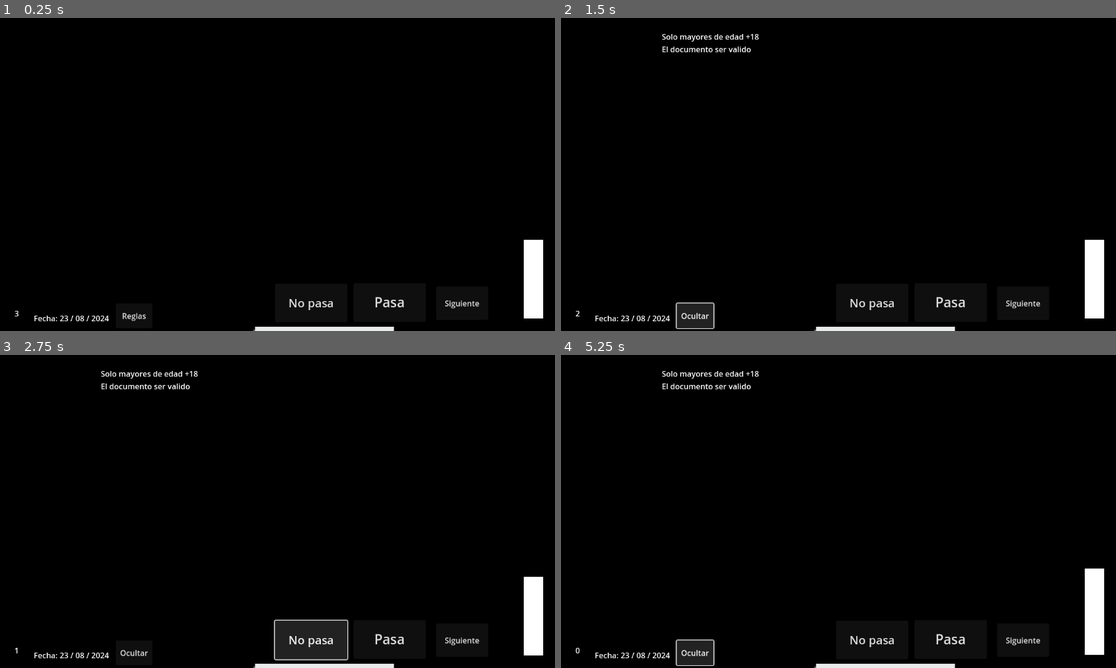
Above: before the commit, frames 1-4 (two rows, left to right).
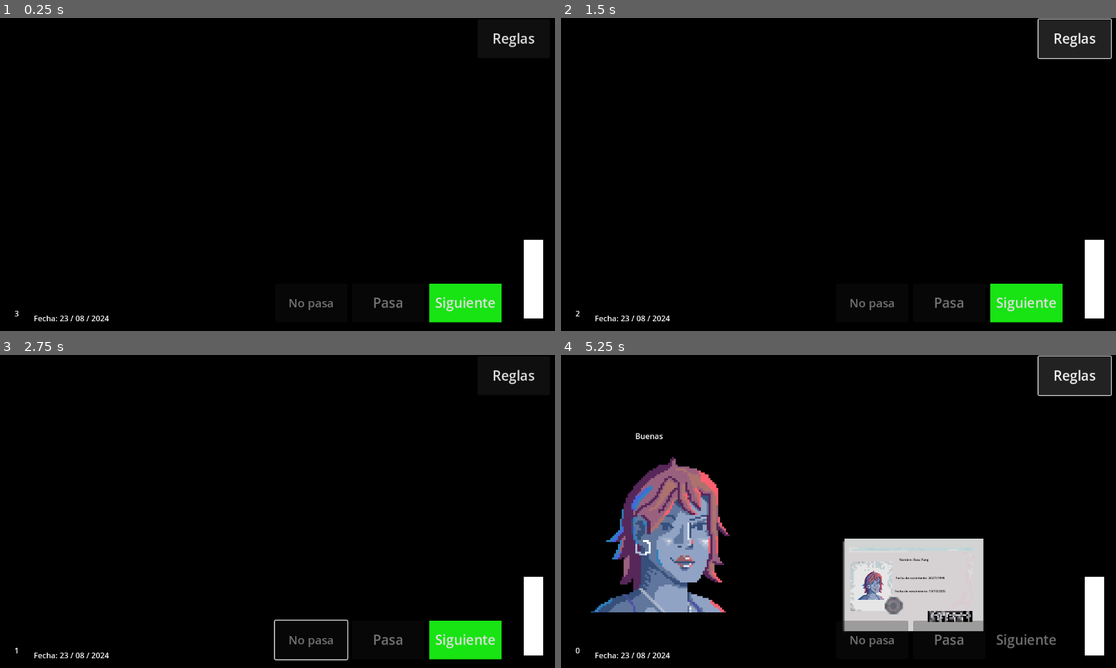
Above: after the commit, the same moments.

Repository: joacoague15/dni-en-mano
Game: Godot game, scene res://main_scene.tscn
Same seed, same stepped clock (60 frames per second), same inputs: the game is played once before the commit and once after it.
Inputs (mouse positions are in pixels of both pictures, inside the frame that each line leads up to):
- Up to frame 1 (0.25 s): no input
- Up to frame 2 (1.5 s): click (949, 302) at 0.5 s, where only the run before the commit has a clickable "Pasa"; click "Reglas" at 1.25 s
- Up to frame 3 (2.75 s): click (310, 639) at 2 s, where only the run before the commit has a clickable "No pasa"
- Up to frame 4 (5.25 s): click "Siguiente" at 2.75 s; click "Ocultar" (after the commit: "Reglas") at 3.5 s; click (949, 639) at 4.25 s, where only the run before the commit has a clickable "Pasa"; click "Reglas" (after the commit: "Ocultar") at 5 s

The runs differ from the first frame. In frame 1, 2.4% of the frame differs, in the area x 22-97%, y 4-100%; in frame 2, 4.9%; in frame 3, 4.3%; in frame 4, 19%, in the area x 5-100%, y 0-100%.
Error before the commit: Invalid access to property or key 'problem' on a base object of type 'Nil'. (res://character_random_selector.gd:55)

Commit message:
Completed new animation behavior

Diff:
--- a/character_random_selector.gd
+++ b/character_random_selector.gd
@@ -1,15 +1,17 @@
 extends Node2D
 
 @onready var dni_information = $DNIInformation
-@onready var correct_label = $CorrectCharacterLabel
-@onready var incorrect_label = $IncorrectCharacterLabel
 @onready var result_label = $ResultLabel
 @onready var rules_label = $RulesLabel
+@onready var rules_label_animation_player = $RulesLabel/RulesAnimationPlayer
 @onready var show_rules_button = $ShowRulesButton
 @onready var vertical_bar = $VerticalBar
 @onready var character_sprite = $CharacterSprite
 @onready var character_animation_player = $CharacterSprite/AnimationPlayer
 @onready var dni_animation_player = $DNIInformation/DNIAnimationPlayer
+@onready var next_button = $NextButton
+@onready var accept_button = $AcceptButton
+@onready var reject_button = $RejectButton
 
 var persons = [
 	{"name": "Camila", "image": preload("res://characterImages/character1.png"), "problem": "due_date", "dni": {"name": "Camila Gutierrez", "born_date": "15/01/1990", "due_date": "10/05/2024", "document_photo": preload("res://characterImages/character1.png")}},
@@ -37,6 +39,8 @@
 func _ready():
 	vertical_bar.value = 0
 	apply_rules()
+	accept_button.disabled = true
+	reject_button.disabled = true
 
 func new_selected_person():
 	while selected_index == previous_index:
@@ -46,6 +50,7 @@
 	return persons[selected_index]
 
 func _on_next_button_pressed():
+	next_button.disabled = true
 	selected_person = new_selected_person()
 	character_sprite.texture = selected_person["image"]
 	character_animation_player.play("character_appear")
@@ -53,15 +58,16 @@
 func _on_accept_button_pressed():
 	$DialogueControl.hide_dialogue()
 	handle_accept_reject(selected_person["problem"], true)
-	# dni_information.display_person_dni(selected_person["dni"])
 
 func _on_reject_button_pressed():
 	$DialogueControl.hide_dialogue()
 	handle_accept_reject(selected_person["problem"], false)
-	# dni_information.display_person_dni(selected_person["dni"])
 
 func handle_accept_reject(problem, wasAccepted):
 	var correct_choice = false
+	accept_button.disabled = true
+	reject_button.disabled = true
+	dni_animation_player.play("dni_disappear")
 	if problem in ["due_date", "born_date"]:
 		if wasAccepted:
 			incorrect_characters += 1
@@ -92,9 +98,11 @@
 func _on_show_rules_button_pressed():
 	rules_label.visible = not rules_label.visible
 	if rules_label.visible:
+		rules_label_animation_player.play("rules_appear")
 		show_rules_button.text = "Ocultar"
 	else:
 		show_rules_button.text = "Reglas"
+		rules_label_animation_player.play("rules_disappear")
 
 func handle_vertical_bar_change(correct_choice):
 	if correct_choice:
@@ -105,13 +113,25 @@
 func _on_animation_player_animation_finished(animation_name):
 	if animation_name == "character_appear":
 		character_animation_player.play("character_idle")
+	if animation_name == "character_enter" or animation_name == "character_no_enter":
+		next_button.disabled = false
+		accept_button.disabled = true
+		reject_button.disabled = true
 
 func _on_animation_player_animation_started(animation_name):
 	if animation_name == "character_idle":
 		$DialogueControl.show_dialogue()
+		dni_information.display_person_dni(selected_person["dni"])
+		dni_animation_player.play("dni_appear")
 
 func handle_character_enter_or_not_anim(wasAccepted):
 	if wasAccepted:
 		character_animation_player.play("character_enter")
 	else:
 		character_animation_player.play("character_no_enter")
+
+
+func _on_dni_animation_player_animation_finished(animation_name):
+	if animation_name == "dni_appear":
+		accept_button.disabled = false
+		reject_button.disabled = false
--- a/dialogueControl.gd
+++ b/dialogueControl.gd
@@ -1,7 +1,6 @@
 extends Node
 
 @onready var player_dialogue_label = $CharacterDialogueLabel
-@onready var dialogue_animation_player = $DialogueAnimationPlayer
 
 var dialogues = [
 	"Buenas"
--- a/main_scene.tscn
+++ b/main_scene.tscn
@@ -6,6 +6,95 @@
 [ext_resource type="Script" path="res://dialogueControl.gd" id="3_sps78"]
 [ext_resource type="Script" path="res://CountdownNode.gd" id="4_08bw2"]
 [ext_resource type="Texture2D" uid="uid://cg36bkxe7pvht" path="res://characterImages/character1.png" id="4_j40fr"]
+
+[sub_resource type="Animation" id="Animation_uj37j"]
+length = 0.001
+tracks/0/type = "value"
+tracks/0/imported = false
+tracks/0/enabled = true
+tracks/0/path = NodePath(".:position")
+tracks/0/interp = 1
+tracks/0/loop_wrap = true
+tracks/0/keys = {
+"times": PackedFloat32Array(0),
+"transitions": PackedFloat32Array(1),
+"update": 0,
+"values": [Vector2(-19, 400)]
+}
+tracks/1/type = "value"
+tracks/1/imported = false
+tracks/1/enabled = true
+tracks/1/path = NodePath(".:self_modulate")
+tracks/1/interp = 1
+tracks/1/loop_wrap = true
+tracks/1/keys = {
+"times": PackedFloat32Array(0),
+"transitions": PackedFloat32Array(1),
+"update": 0,
+"values": [Color(1, 1, 1, 0)]
+}
+
+[sub_resource type="Animation" id="Animation_g1ki7"]
+resource_name = "dni_appear"
+tracks/0/type = "value"
+tracks/0/imported = false
+tracks/0/enabled = true
+tracks/0/path = NodePath(".:position")
+tracks/0/interp = 1
+tracks/0/loop_wrap = true
+tracks/0/keys = {
+"times": PackedFloat32Array(0, 1),
+"transitions": PackedFloat32Array(1, 1),
+"update": 0,
+"values": [Vector2(40, 600), Vector2(40, 90)]
+}
+tracks/1/type = "value"
+tracks/1/imported = false
+tracks/1/enabled = true
+tracks/1/path = NodePath(".:self_modulate")
+tracks/1/interp = 1
+tracks/1/loop_wrap = true
+tracks/1/keys = {
+"times": PackedFloat32Array(0, 1),
+"transitions": PackedFloat32Array(1, 1),
+"update": 0,
+"values": [Color(1, 1, 1, 0), Color(1, 1, 1, 1)]
+}
+
+[sub_resource type="Animation" id="Animation_gt23q"]
+resource_name = "dni_disappear"
+length = 0.4
+tracks/0/type = "value"
+tracks/0/imported = false
+tracks/0/enabled = true
+tracks/0/path = NodePath(".:position")
+tracks/0/interp = 1
+tracks/0/loop_wrap = true
+tracks/0/keys = {
+"times": PackedFloat32Array(0, 0.4),
+"transitions": PackedFloat32Array(1, 1),
+"update": 0,
+"values": [Vector2(40, 90), Vector2(40, 400)]
+}
+tracks/1/type = "value"
+tracks/1/imported = false
+tracks/1/enabled = true
+tracks/1/path = NodePath(".:self_modulate")
+tracks/1/interp = 1
+tracks/1/loop_wrap = true
+tracks/1/keys = {
+"times": PackedFloat32Array(0, 0.4),
+"transitions": PackedFloat32Array(1, 1),
+"update": 0,
+"values": [Color(1, 1, 1, 1), Color(1, 1, 1, 0)]
+}
+
+[sub_resource type="AnimationLibrary" id="AnimationLibrary_mjyla"]
+_data = {
+"RESET": SubResource("Animation_uj37j"),
+"dni_appear": SubResource("Animation_g1ki7"),
+"dni_disappear": SubResource("Animation_gt23q")
+}
 
 [sub_resource type="Animation" id="Animation_51mvr"]
 length = 0.001
@@ -143,7 +232,35 @@
 "character_no_enter": SubResource("Animation_fba82")
 }
 
-[sub_resource type="Animation" id="Animation_uj37j"]
+[sub_resource type="StyleBoxFlat" id="StyleBoxFlat_dg1wr"]
+bg_color = Color(0.0941176, 0.890196, 0.0745098, 1)
+
+[sub_resource type="StyleBoxFlat" id="StyleBoxFlat_4f0mv"]
+bg_color = Color(0.494118, 0.886275, 0.258824, 1)
+
+[sub_resource type="StyleBoxFlat" id="StyleBoxFlat_qrig6"]
+bg_color = Color(0.6, 0.6, 0.6, 0)
+
+[sub_resource type="StyleBoxFlat" id="StyleBoxFlat_nu1mr"]
+bg_color = Color(0, 0, 0, 1)
+
+[sub_resource type="Animation" id="Animation_j1gxf"]
+resource_name = "rules_appear"
+length = 0.5
+tracks/0/type = "value"
+tracks/0/imported = false
+tracks/0/enabled = true
+tracks/0/path = NodePath(".:position")
+tracks/0/interp = 1
+tracks/0/loop_wrap = true
+tracks/0/keys = {
+"times": PackedFloat32Array(0, 0.5),
+"transitions": PackedFloat32Array(1, 1),
+"update": 0,
+"values": [Vector2(170, 450), Vector2(170, 0)]
+}
+
+[sub_resource type="Animation" id="Animation_7ou0i"]
 length = 0.001
 tracks/0/type = "value"
 tracks/0/imported = false
@@ -155,50 +272,31 @@
 "times": PackedFloat32Array(0),
 "transitions": PackedFloat32Array(1),
 "update": 0,
-"values": [Vector2(-19, 400)]
-}
-
-[sub_resource type="Animation" id="Animation_g1ki7"]
-resource_name = "dni_appear"
-length = 0.4
-tracks/0/type = "value"
-tracks/0/imported = false
-tracks/0/enabled = true
-tracks/0/path = NodePath(".:position")
-tracks/0/interp = 1
-tracks/0/loop_wrap = true
-tracks/0/keys = {
-"times": PackedFloat32Array(0, 0.4),
-"transitions": PackedFloat32Array(1, 1),
-"update": 0,
-"values": [Vector2(40, 400), Vector2(40, 90)]
-}
-
-[sub_resource type="Animation" id="Animation_gt23q"]
-resource_name = "dni_disappear"
-length = 0.4
-tracks/0/type = "value"
-tracks/0/imported = false
-tracks/0/enabled = true
-tracks/0/path = NodePath(".:position")
-tracks/0/interp = 1
-tracks/0/loop_wrap = true
-tracks/0/keys = {
-"times": PackedFloat32Array(0, 0.4),
-"transitions": PackedFloat32Array(1, 1),
-"update": 0,
-"values": [Vector2(-19, -39), Vector2(-19, 400)]
-}
-
-[sub_resource type="AnimationLibrary" id="AnimationLibrary_mjyla"]
+"values": [Vector2(170, 450)]
+}
+
+[sub_resource type="Animation" id="Animation_qfl5k"]
+resource_name = "rules_disappear"
+length = 0.5
+tracks/0/type = "value"
+tracks/0/imported = false
+tracks/0/enabled = true
+tracks/0/path = NodePath(".:position")
+tracks/0/interp = 1
+tracks/0/loop_wrap = true
+tracks/0/keys = {
+"times": PackedFloat32Array(0, 0.5),
+"transitions": PackedFloat32Array(1, 1),
+"update": 0,
+"values": [Vector2(170, 0), Vector2(170, 450)]
+}
+
+[sub_resource type="AnimationLibrary" id="AnimationLibrary_xam52"]
 _data = {
-"RESET": SubResource("Animation_uj37j"),
-"dni_appear": SubResource("Animation_g1ki7"),
-"dni_disappear": SubResource("Animation_gt23q")
-}
-
-[sub_resource type="StyleBoxFlat" id="StyleBoxFlat_f1eb6"]
-bg_color = Color(0, 0, 0, 1)
+"RESET": SubResource("Animation_7ou0i"),
+"rules_appear": SubResource("Animation_j1gxf"),
+"rules_disappear": SubResource("Animation_qfl5k")
+}
 
 [sub_resource type="StyleBoxFlat" id="StyleBoxFlat_0e6sb"]
 bg_color = Color(0, 0, 0, 1)
@@ -217,38 +315,8 @@
 offset_bottom = 427.0
 color = Color(0, 0, 0, 1)
 
-[node name="CharacterSprite" type="Sprite2D" parent="."]
-position = Vector2(-260, -50)
-scale = Vector2(0.5, 0.5)
-
-[node name="AnimationPlayer" type="AnimationPlayer" parent="CharacterSprite"]
-libraries = {
-"": SubResource("AnimationLibrary_3vq8n")
-}
-
-[node name="AcceptButton" type="Button" parent="."]
-offset_left = 163.0
-offset_top = 219.0
-offset_right = 313.0
-offset_bottom = 299.0
-theme_override_font_sizes/font_size = 28
-text = "Pasa"
-
-[node name="RejectButton" type="Button" parent="."]
-offset_top = 220.0
-offset_right = 150.0
-offset_bottom = 300.0
-theme_override_font_sizes/font_size = 24
-text = "No pasa"
-
-[node name="ShowRulesButton" type="Button" parent="."]
-offset_left = -330.0
-offset_top = 261.0
-offset_right = -254.0
-offset_bottom = 312.0
-text = "Reglas"
-
 [node name="DNIInformation" type="Sprite2D" parent="."]
+self_modulate = Color(1, 1, 1, 0)
 position = Vector2(-19, 400)
 scale = Vector2(0.4, 0.4)
 texture = ExtResource("3_51jtu")
@@ -288,24 +356,48 @@
 scale = Vector2(0.22, 0.22)
 texture = ExtResource("4_j40fr")
 
+[node name="CharacterSprite" type="Sprite2D" parent="."]
+position = Vector2(-260, -50)
+scale = Vector2(0.5, 0.5)
+
+[node name="AnimationPlayer" type="AnimationPlayer" parent="CharacterSprite"]
+libraries = {
+"": SubResource("AnimationLibrary_3vq8n")
+}
+
+[node name="AcceptButton" type="Button" parent="."]
+offset_left = 160.0
+offset_top = 220.0
+offset_right = 310.0
+offset_bottom = 300.0
+theme_override_font_sizes/font_size = 28
+text = "Pasa"
+
+[node name="RejectButton" type="Button" parent="."]
+offset_top = 220.0
+offset_right = 150.0
+offset_bottom = 300.0
+theme_override_font_sizes/font_size = 24
+text = "No pasa"
+
+[node name="ShowRulesButton" type="Button" parent="."]
+offset_left = 420.0
+offset_top = -327.0
+offset_right = 570.0
+offset_bottom = -247.0
+theme_override_font_sizes/font_size = 28
+text = "Reglas"
+
 [node name="NextButton" type="Button" parent="."]
-offset_left = 334.0
-offset_top = 226.0
-offset_right = 442.0
-offset_bottom = 295.0
+offset_left = 320.0
+offset_top = 220.0
+offset_right = 470.0
+offset_bottom = 300.0
+theme_override_font_sizes/font_size = 28
+theme_override_styles/normal = SubResource("StyleBoxFlat_dg1wr")
+theme_override_styles/hover = SubResource("StyleBoxFlat_4f0mv")
+theme_override_styles/disabled = SubResource("StyleBoxFlat_qrig6")
 text = "Siguiente"
-
-[node name="CorrectCharacterLabel" type="Label" parent="."]
-offset_left = 355.0
-offset_top = -312.0
-offset_right = 395.0
-offset_bottom = -289.0
-
-[node name="IncorrectCharacterLabel" type="Label" parent="."]
-offset_left = 353.0
-offset_top = -264.0
-offset_right = 393.0
-offset_bottom = -241.0
 
 [node name="ResultLabel" type="Label" parent="."]
 visible = false
@@ -322,12 +414,16 @@
 text = "Fecha: 23 / 08 / 2024"
 
 [node name="RulesLabel" type="Label" parent="."]
-visible = false
-offset_left = -361.0
-offset_top = -303.0
-offset_right = 326.0
-offset_bottom = 142.0
-theme_override_styles/normal = SubResource("StyleBoxFlat_f1eb6")
+offset_left = 170.0
+offset_top = 450.0
+offset_right = 458.0
+offset_bottom = 895.0
+theme_override_styles/normal = SubResource("StyleBoxFlat_nu1mr")
+
+[node name="RulesAnimationPlayer" type="AnimationPlayer" parent="RulesLabel"]
+libraries = {
+"": SubResource("AnimationLibrary_xam52")
+}
 
 [node name="VerticalBar" type="ProgressBar" parent="."]
 offset_left = 516.0
@@ -377,6 +473,7 @@
 offset_bottom = 259.0
 color = Color(0, 0, 0, 1)
 
+[connection signal="animation_finished" from="DNIInformation/DNIAnimationPlayer" to="." method="_on_dni_animation_player_animation_finished"]
 [connection signal="animation_finished" from="CharacterSprite/AnimationPlayer" to="." method="_on_animation_player_animation_finished"]
 [connection signal="animation_started" from="CharacterSprite/AnimationPlayer" to="." method="_on_animation_player_animation_started"]
 [connection signal="pressed" from="AcceptButton" to="." method="_on_accept_button_pressed"]
Not shown: 1 places in main_scene.tscn that only renumber resources
